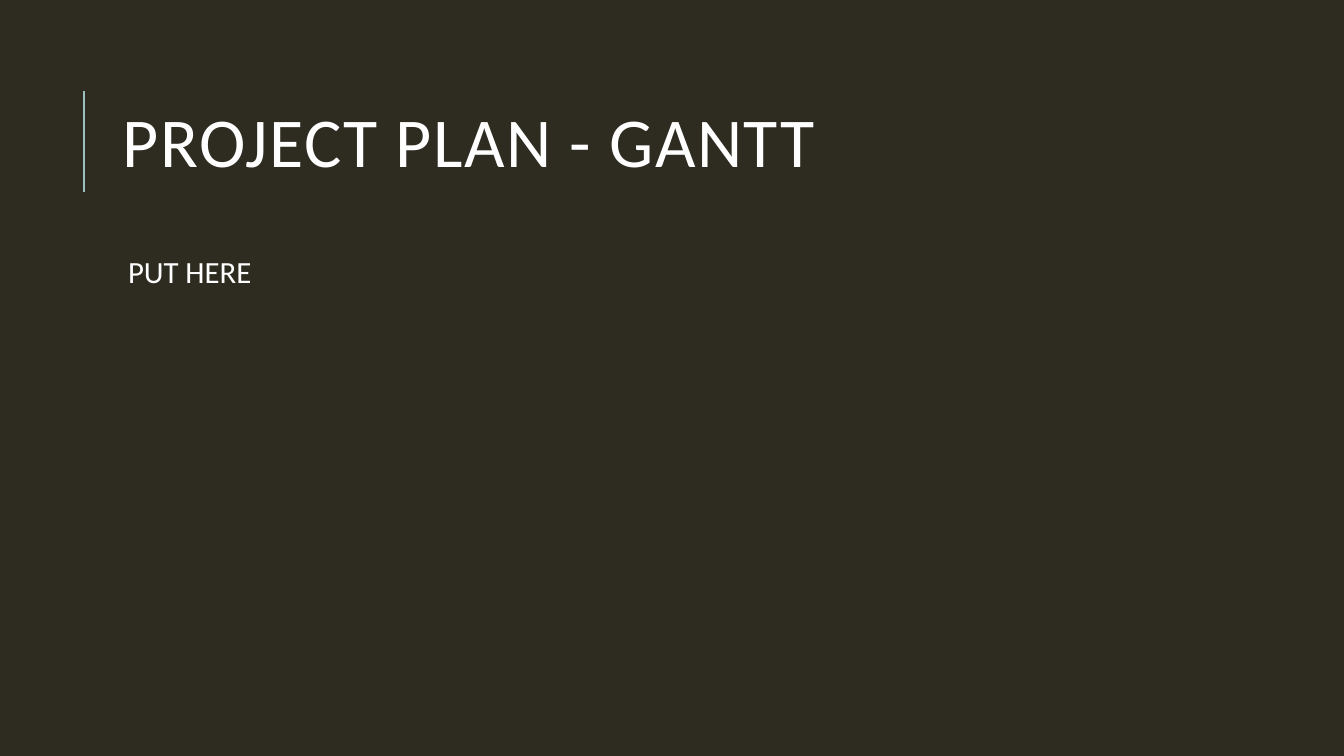
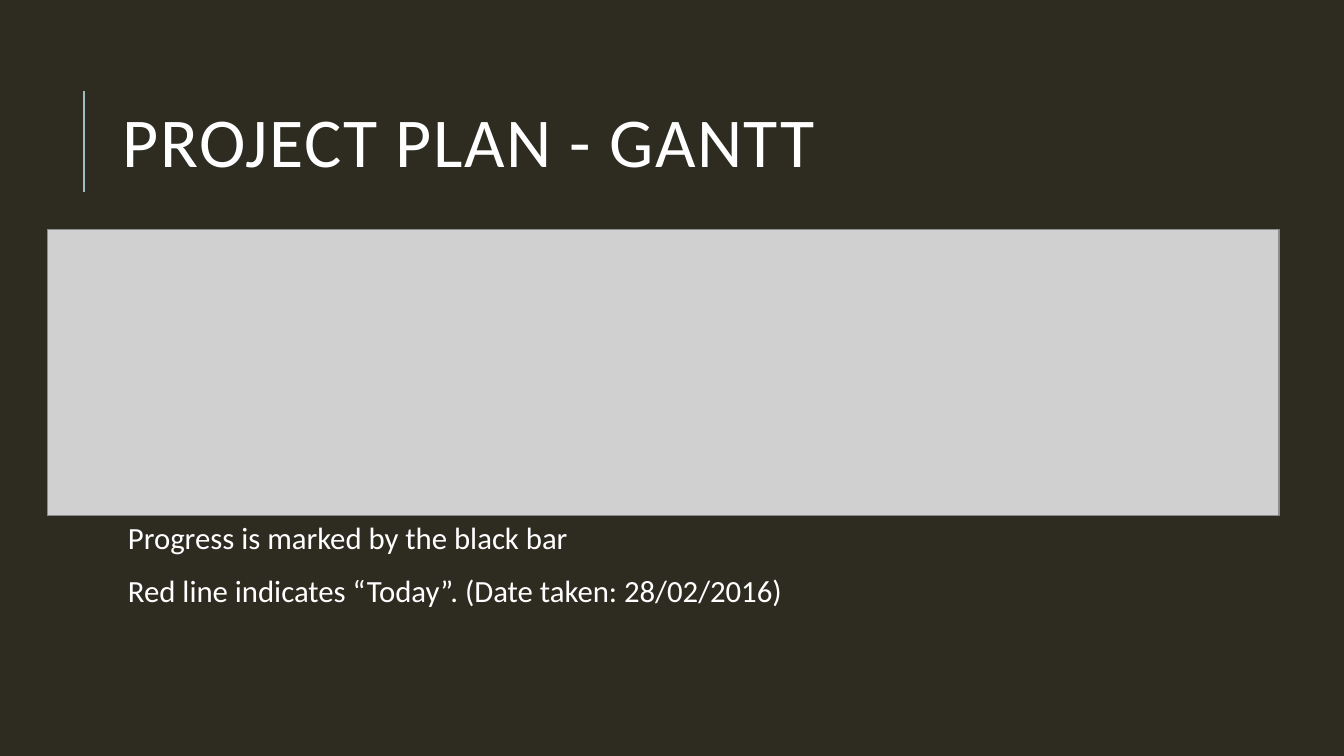
Before and after one commit to HamzaB93/UWL_Level5_Team_Project, a slide deck: slide 7 of Group_Docs/Team_Presentation_Group2.pptx. Drawn at 1344x756 pixels with LibreOffice and Linux fonts; fonts in the diff are those of the drawing; grey boxes stand for pictures. Boxes give left, top, right and bottom in pixels: in the first picture for what was removed or moved away, otherwise in the second. Text is boxed around its words. In the diff, an @@ line names an element or a change of style, - is before the commit and + after.

```diff
--- a/Group_Docs/Team_Presentation_Group2.pptx
+++ b/Group_Docs/Team_Presentation_Group2.pptx
@@ picture added at box(47, 230, 1279, 515) @@
@@ text removed at box(128, 263, 251, 284) @@
-  PUT HERE
@@ text added at box(128, 527, 782, 607), 22 pt, text #FFFFFF @@
+  Progress is marked by the black bar
+  Red line indicates “Today”. (Date taken: 28/02/2016)
```
Also in this commit, not shown: 2 other slides changed.
